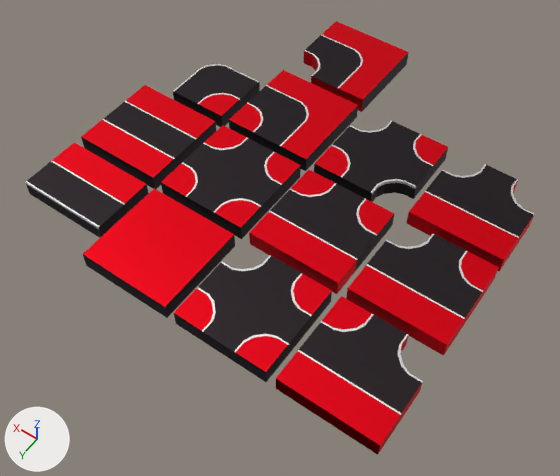
Before and after pictures for a commit that changed the FBX model Assets/Models/Streets.fbx.
Rendered twice from a 50 mm camera at (-34.9, 40.5, 58.1) aimed at (-6.4, 0.6, -4.6). The axes (+X, +Y, +Z) are drawn at lower left. The lights are the same throughout. Where no turn or scale is listed for an object, it has been applied to the vertices.

In view in the first picture: 'EmptySpace', 'Street_BorderlessCrossing', 'Street_BorderlessCrossing2', 'Street_BorderlessCurve', 'Street_BorderlessStraight', 'Street_Crossing', 'Street_Curve', 'Street_Curve.001', 'Street_Straight', 'Street_T', 'Street_T.001', 'Street_T.002', 'Street_T.003'.
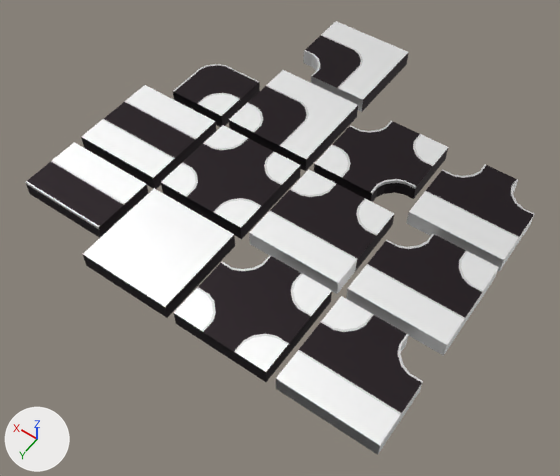
What the commit changed:
Material 'Street_2' (mat_street_2) changes colour from red #e70f20 to white #ffffff; in linear values from (0.8, 0.00463, 0.0147) to (1.0, 1.0, 1.0).

Boxes (x1, y1, x2, y2) around the edits, measured in the pictures (560 x 476 px):
'Street_T.001', recoloured (red to white): (276, 296, 423, 455) in both
'Street_BorderlessCrossing', recoloured (red to white): (174, 255, 332, 375) in both
'EmptySpace', recoloured (red to white): (83, 188, 235, 313) in both
'Street_T.002', recoloured (red to white): (346, 234, 499, 356) in both
'Street_T', recoloured (red to white): (249, 170, 394, 294) in both
'Street_Crossing', recoloured (red to white): (161, 125, 301, 236) in both
'Street_T.003', recoloured (red to white): (406, 178, 534, 271) in both
'Street_Straight', recoloured (red to white): (81, 85, 216, 189) in both
'Street_Curve', recoloured (red to white): (229, 70, 358, 171) in both
'Street_BorderlessCrossing2', recoloured (red to white): (314, 120, 448, 202) in both
'Street_BorderlessStraight', recoloured (red to white): (49, 142, 148, 238) in both
'Street_Curve.001', recoloured (red to white): (304, 21, 409, 112) in both
'Street_BorderlessCurve', recoloured (red to white): (173, 91, 250, 127) in both
